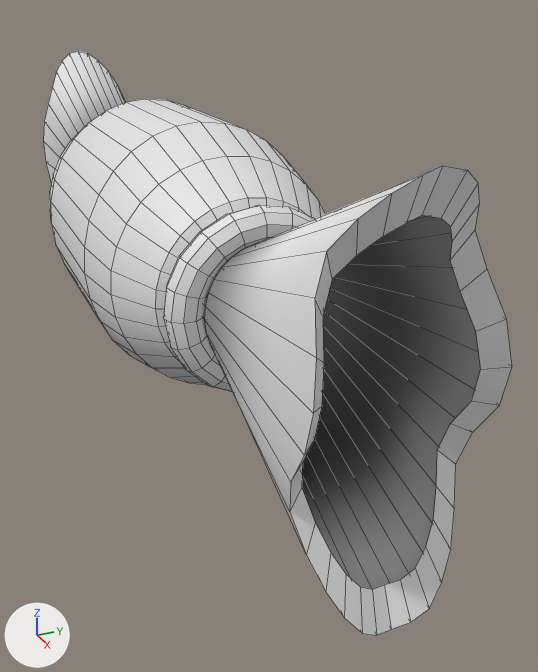
The FBX model Assets/Meshes/Candys/Caramel_Candy.fbx as it was, and as the next commit left it.
The view is the same before and after, from a 50 mm lens placed at (3.71, -1.13, 1.15), pointed at (0.41, 0.35, -0.5). Arrows for +X, +Y and +Z are at lower left; the lights stay in place. Mesh edges are drawn as thin lines. Where no turn or scale is listed for an object, it has been applied to the vertices.

In view in the first picture: 'Chuche Caramelo'.
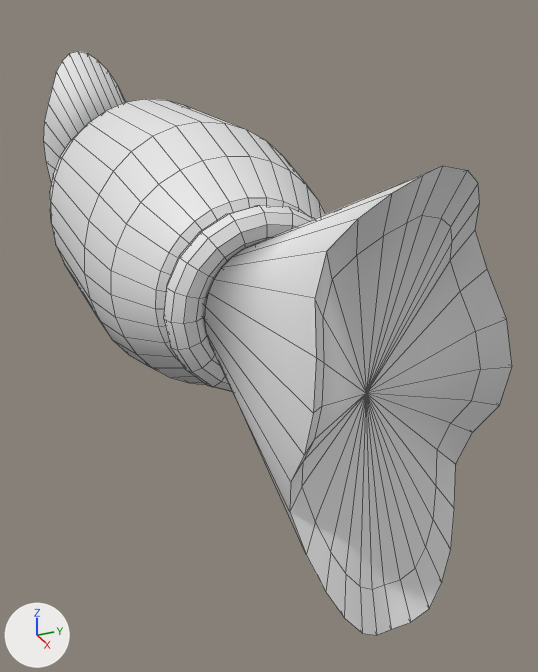
Commit message: Cambios chuches y menu game over

Where the newer file only moved an object's origin or applied its transform, the numbers keep the older frame.

Boxes (x1, y1, x2, y2) around the edits, measured in the pictures (538 x 672 px):
part 1 of me_cylinder_005, added: after (302, 215, 481, 589)

The edits, one by one:
me_cylinder_005 is used by ob_chuche_caramelo; location (0.0, 0.0, 0.0).
me_cylinder_005 had 976 vertices, 880 faces and spanned x -2.23..2.24, y -0.58..0.58, z -0.77..0.77.
me_cylinder_005 now has 978 vertices, 944 faces and spans x -2.23..2.24, y -0.58..0.58, z -0.77..0.77.
Part 1, on me_cylinder_005:
1 vertex is added at (1.94, 0.0, 0.0).
32 new faces join them.
